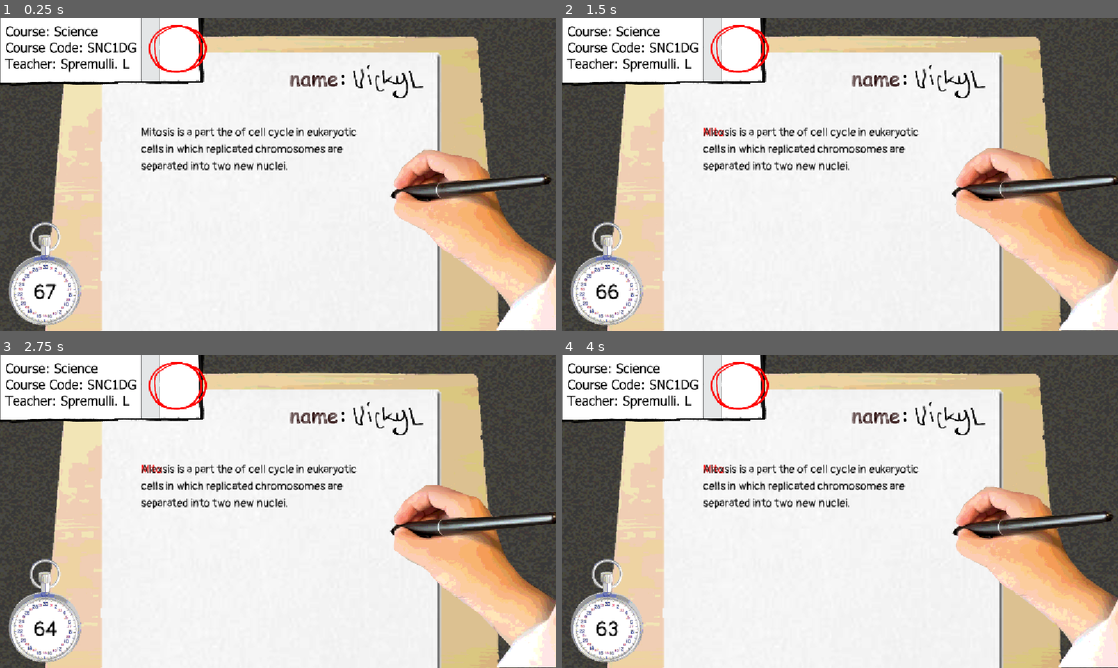
Above: before the commit, frames 1-4 (two rows, left to right).
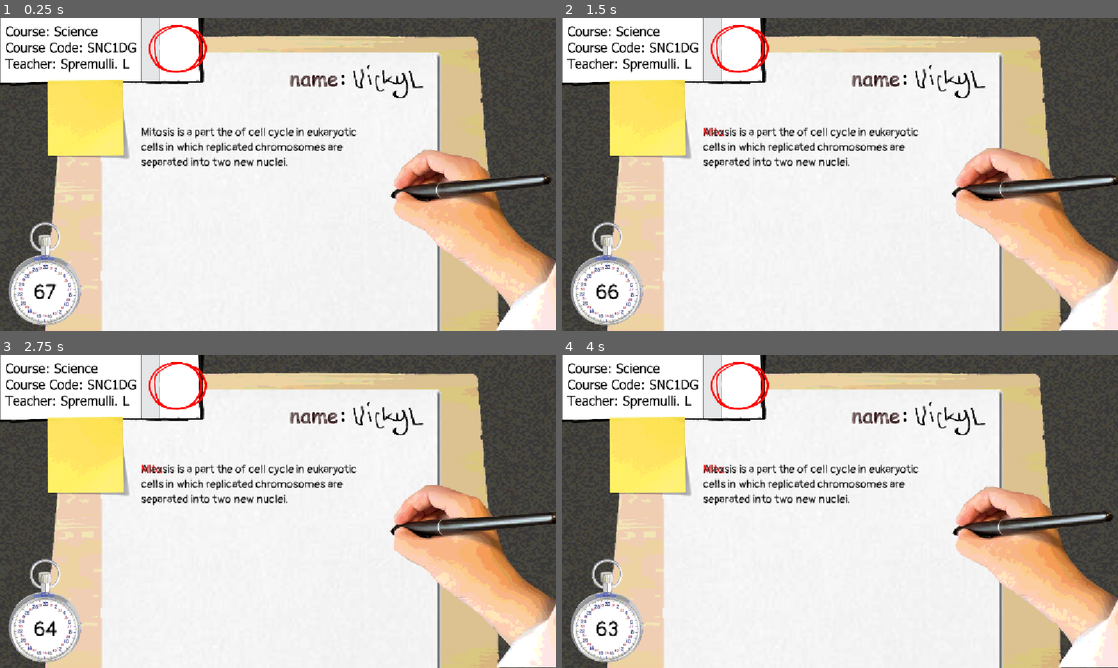
Above: after the commit, the same moments.

Repository: Vick-St3r/haven-keyboard
Game: Godot game, scene res://scenes/main_game.tscn
Two runs of this game, one before a commit and one after it. Both use one fixed random seed, a clock stepped at 60 frames per second and the inputs below.
Inputs (mouse positions are in pixels of both pictures, inside the frame that each line leads up to):
- Up to frame 1 (0.25 s): no input
- Up to frame 2 (1.5 s): click (823, 196) at 0.52 s; type "Alex" at 0.6 s; move the mouse to (962, 158) at 1.27 s; click (962, 158) at 1.42 s
- Up to frame 3 (2.75 s): move the mouse to (166, 527) at 2.02 s; click (166, 527) at 2.17 s
- Up to frame 4 (4 s): move the mouse to (895, 442) at 2.77 s; click (895, 442) at 2.92 s; move the mouse to (812, 574) at 3.52 s; click (812, 574) at 3.67 s

The runs differ from the first frame. In frame 1, 4.7% of the frame differs, in the area x 8-62%, y 19-50%; in frame 2, 4.7%; in frame 3, 4.7%; in frame 4, 4.7%.

Commit message:
yay

Diff:
--- a/scenes/main_game.tscn
+++ b/scenes/main_game.tscn
@@ -8,6 +8,7 @@
 [ext_resource type="Texture2D" uid="uid://71xhl7ul8is4" path="res://assets/hand/handframe1.png" id="5_wi4c7"]
 [ext_resource type="Texture2D" uid="uid://drubkmm0fqx7o" path="res://assets/hand/handframe2.png" id="6_70vka"]
 [ext_resource type="Texture2D" uid="uid://cveluhx3ch4iu" path="res://assets/hand/handframe3.png" id="7_2l77h"]
+[ext_resource type="Texture2D" uid="uid://baqgtxa0ase7l" path="res://assets/maingame/wpmmm.png" id="8_5cypo"]
 [ext_resource type="Texture2D" uid="uid://b8qgyay5rndat" path="res://assets/maingame/stopwatch.png" id="9_2l77h"]
 [ext_resource type="Texture2D" uid="uid://b7kgnjo035t42" path="res://assets/maingame/gradeui.png" id="10_nqdth"]
 
@@ -61,6 +62,10 @@
 offset_bottom = 648.0
 texture = ExtResource("10_nqdth")
 
+[node name="stickynote" type="Sprite2D" parent="." unique_id=1689418433]
+position = Vector2(183, 209)
+texture = ExtResource("8_5cypo")
+
 [node name="clock" type="Sprite2D" parent="." unique_id=1052357420]
 position = Vector2(93, 529)
 texture = ExtResource("9_2l77h")
@@ -80,7 +85,7 @@
 offset_top = 221.0
 offset_right = 789.0
 offset_bottom = 528.0
-theme_override_constants/line_separation = 4
+theme_override_colors/default_color = Color(0, 0, 0, 1)
 theme_override_fonts/normal_font = ExtResource("2_72e8q")
 theme_override_font_sizes/normal_font_size = 24
 bbcode_enabled = true
--- a/scenes/text_edit.gd
+++ b/scenes/text_edit.gd
@@ -1,12 +1,25 @@
 extends TextEdit
 
 @onready var targetTextDisplay = $texttype
+var total_characters_typed: int = 0
+var previous_length: int = 0
+var wpm: int = 0
+var minutes: int = 0
 
 # Called when the node enters the scene tree for the first time.
 func _ready() -> void:
-	pass
+	text_changed.connect(_on_text_changed)
 
 
 # Called every frame. 'delta' is the elapsed time since the previous frame.
 func _process(delta: float) -> void:
 	pass
+	#minutes = MainGame.sec/60
+	#wpm = (total_characters_typed/5)/minutes
+	#print(wpm)
+
+func _on_text_changed() -> void:
+	var current_length = text.length()
+	if current_length > previous_length:
+		total_characters_typed += (current_length - previous_length)
+		previous_length = current_length
Binary file added: assets/maingame/wpmmm.png
Not shown, added: assets/maingame/wpmmm.png.import
